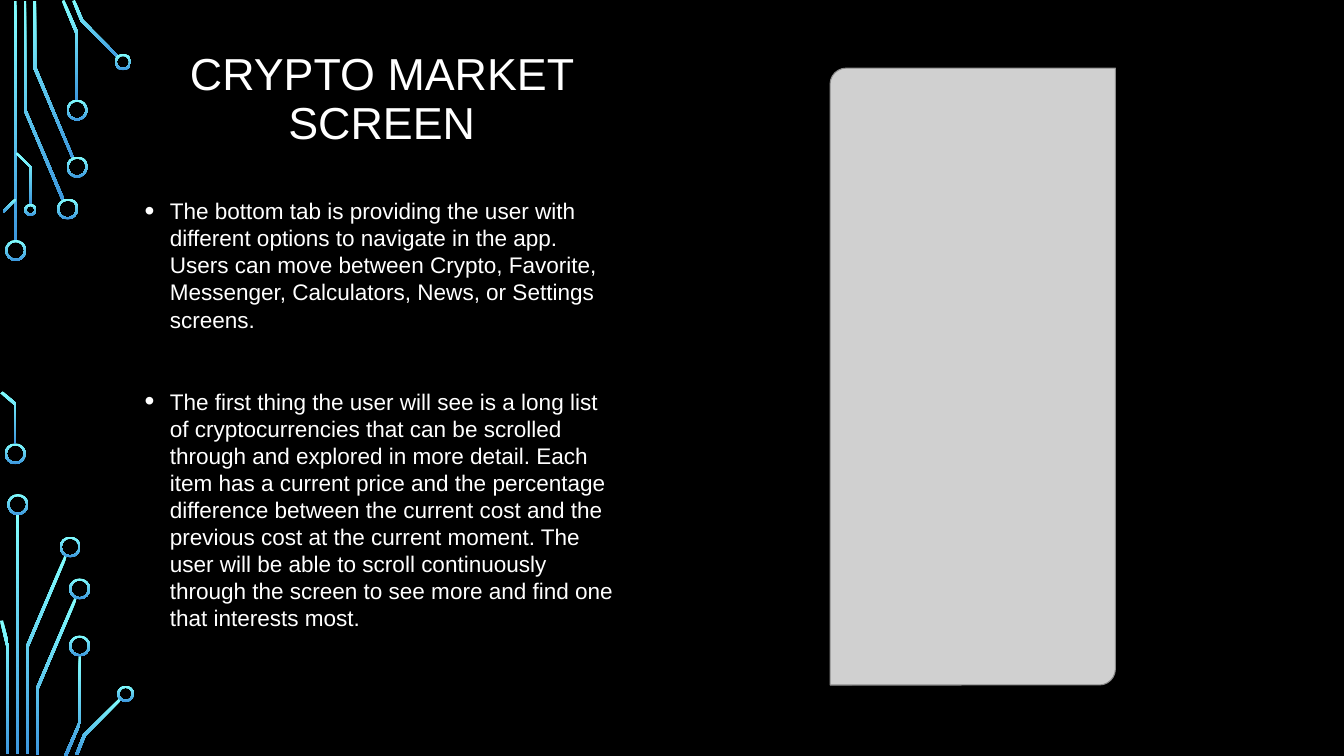
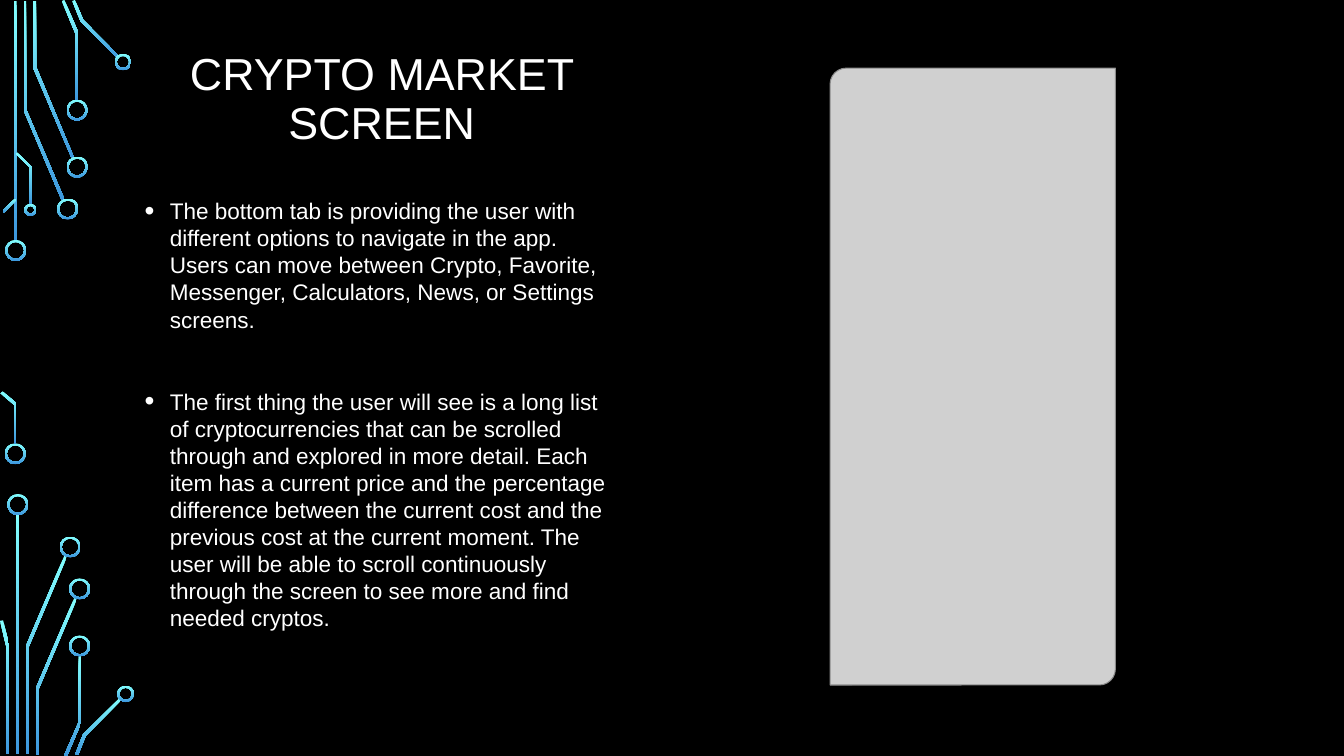
Before and after one commit to IvanZelenkov/Apex, a slide deck: slide 4 of Project Milestone 5/Apex.pptx (slide 3 before the commit). Drawn at 1344x756 pixels with LibreOffice and Linux fonts; fonts in the diff are those of the drawing; grey boxes stand for pictures; background and template pictures are left out. Boxes give left, top, right and bottom in pixels: in the first picture for what was removed or moved away, otherwise in the second. Text is boxed around its words. In the diff, an @@ line names an element or a change of style, - is before the commit and + after.

```diff
--- a/Project Milestone 5/Apex.pptx
+++ b/Project Milestone 5/Apex.pptx
@@ text at <box>170,393,606,631</box>: text changed @@
-• The first thing the user will see is a long list of cryptocurrencies that can be scrolled through and explored in more detail. Each item has a current price and the percentage difference between the current cost and the previous cost at the current moment. The user will be able to scroll continuously through the screen to see more and find one that interests most.
+• The first thing the user will see is a long list of cryptocurrencies that can be scrolled through and explored in more detail. Each item has a current price and the percentage difference between the current cost and the previous cost at the current moment. The user will be able to scroll continuously through the screen to see more and find needed cryptos.
```
Also in this commit, not shown: 5 other slides changed, 2 slides added.
